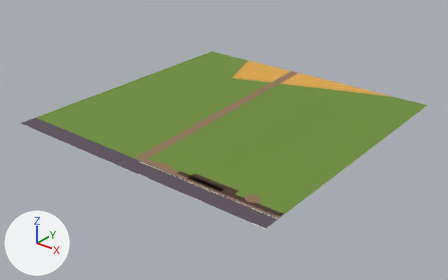
What one commit did to the glTF model public/assets/layouts/D-CROSSING.chunks/crossing-0-3.glb.
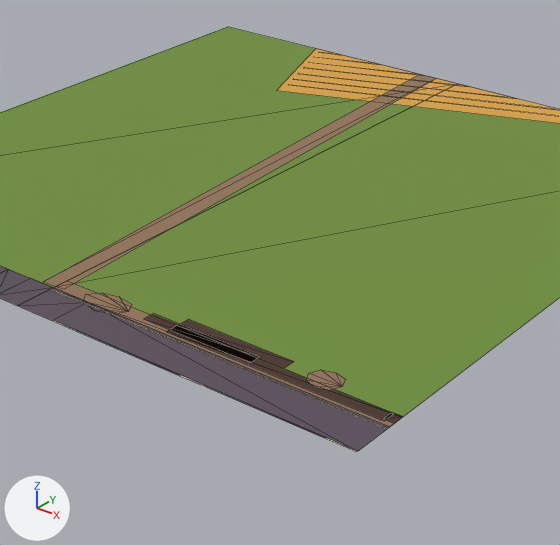
Each version appears first whole from a 50 mm camera at (171.4, -205.4, 85.5) aimed at (50.7, -54.5, -8.1), and next in a close-up on the part from 26% to 78% of the width and 14% to 96% of the height. Lighting does not change. The marker at lower left points along +X, +Y and +Z. The first two pictures are the older version. The close-ups show mesh edges as thin lines.

Names of what the first close-up shows: 'crossing-0-3'.
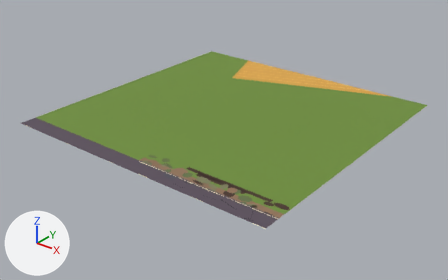
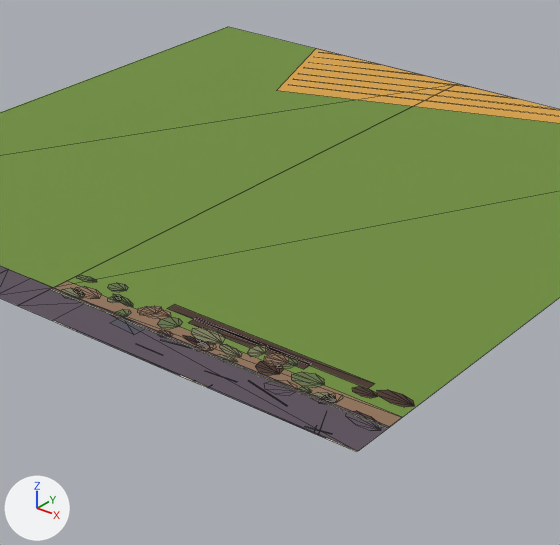
Patch to the scene script:
```diff
--- a/public/assets/layouts/D-CROSSING.chunks/crossing-0-3.glb.py
+++ b/public/assets/layouts/D-CROSSING.chunks/crossing-0-3.glb.py
@@ me_countryside_182 @@
-me_countryside_182.from_pydata(...)  # 151 vertices, 79 faces; spans x 0.0..100.0, y -100.0..0.0, z 0.0
+me_countryside_182.from_pydata(...)  # 395 vertices, 255 faces; spans x 0.0..100.0, y -100.0..0.0, z 0.0
+# me_countryside_182 part 1: the loose piece of 8 vertices spanning x 54.4..61.6, y -95.1..-90.6, z 0.0 is copied, and the copy is scaled about its middle by (0.401, 0.52, 1), then moved by (-1.8, 3.8, 0.0), in mat_pal_apronolive (dark green #657448); it spans x 54.8..57.7, y -90.1..-87.8, z 0.0
+# me_countryside_182 part 2: the loose piece of 8 vertices spanning x 86.9..91.5, y -92.7..-88.7, z 0.0 is copied, and the copy is scaled about its middle by (0.4, 0.615, 1), then moved by (-27.9, -2.9, 0.0), in mat_pal_apronolive (dark green #657448); it spans x 60.3..62.2, y -94.7..-92.3, z 0.0
+# me_countryside_182 part 3: the loose piece of 8 vertices spanning x 54.4..61.6, y -95.1..-90.6, z 0.0 is copied, and the copy is scaled about its middle by (0.403, 0.695, 1), then moved by (9.3, 1.1, 0.0), in mat_pal_apronolive (dark green #657448); it spans x 65.8..68.7, y -93.2..-90.2, z 0.0
+# me_countryside_182 part 4: the loose piece of 8 vertices spanning x 86.9..91.5, y -92.7..-88.7, z 0.0 is copied, and the copy is turned 8 degrees about the z axis through its middle and scaled by 0.374, then moved by (-0.4, -3.2, 0.0), in mat_pal_apronolive (dark green #657448); it spans x 87.9..89.6, y -94.6..-93.2, z 0.0
+# me_countryside_182 part 5: the loose piece of 8 vertices spanning x 86.9..91.5, y -92.7..-88.7, z 0.0 is copied, and the copy is turned -15.8 degrees about the z axis through its middle and scaled by 0.766, then moved by (-6.4, -1.8, 0.0), in mat_pal_leather (brown #493128); it spans x 81.0..84.5, y -93.9..-90.9, z 0.0
+# me_countryside_182 part 6: the loose piece of 4 vertices spanning x 98.6..100.0, y -93.2..-91.5, z 0.0 is deleted
+# me_countryside_182 part 7
+# 19 vertices are removed from x 42.4..98.9, y -95.1..0.0, z 0.0
+# 20 faces are deleted
+# 13 vertices move from x 47.9..90.8, y -93.6..-89.7, z 0.0 to x 54.4..74.8, y -94.9..-91.4, z 0.0
+# 219 vertices are added at x 50.0..99.8, y -100.0..-87.8, z 0.0
+# 48 new faces join them, mat_pal_trouserlight (brown #93745a)
+# 2 new faces join them, mat_pal_pantsdark (dark grey #53515d)
+# 18 new faces join them, mat_pal_uidark (black #25222c)
+# 24 new faces join them, mat_pal_apronolive (dark green #657448)
+# 28 new faces join them, mat_pal_leather (brown #493128)
+# 42 new faces join them, mat_pal_olivelight (yellow #80815e)
+# other edits to the shape of me_countryside_182 do not show in these pictures
 me_countryside_182.materials.append(mat_pal_grass)
@@ me_countryside_182 @@
 me_countryside_182.materials.append(mat_pal_leather)
+me_countryside_182.materials.append(mat_pal_pantsdark)  # dark grey #53515d
+me_countryside_182.materials.append(mat_pal_uidark)  # black #25222c
+me_countryside_182.materials.append(mat_pal_apronolive)  # dark green #657448
+me_countryside_182.materials.append(mat_pal_olivelight)  # yellow #80815e
```

Where the change shows, as pixel boxes [x1, y1, x2, y2] in the close-ups (560 x 545 px):
part 1 of me_countryside_182, added
    after: [108, 283, 128, 292]
part 2 of me_countryside_182, added
    after: [115, 310, 131, 317]
part 3 of me_countryside_182, added
    after: [158, 317, 182, 329]
part 4 of me_countryside_182, added
    after: [298, 387, 312, 393]
part 5 of me_countryside_182, added
    after: [255, 361, 284, 376]
part 6 of me_countryside_182, deleted
    before: [384, 412, 402, 423]
part 7 of me_countryside_182, reshaped
    before: [44, 74, 436, 421]
    after: [61, 275, 415, 435]
